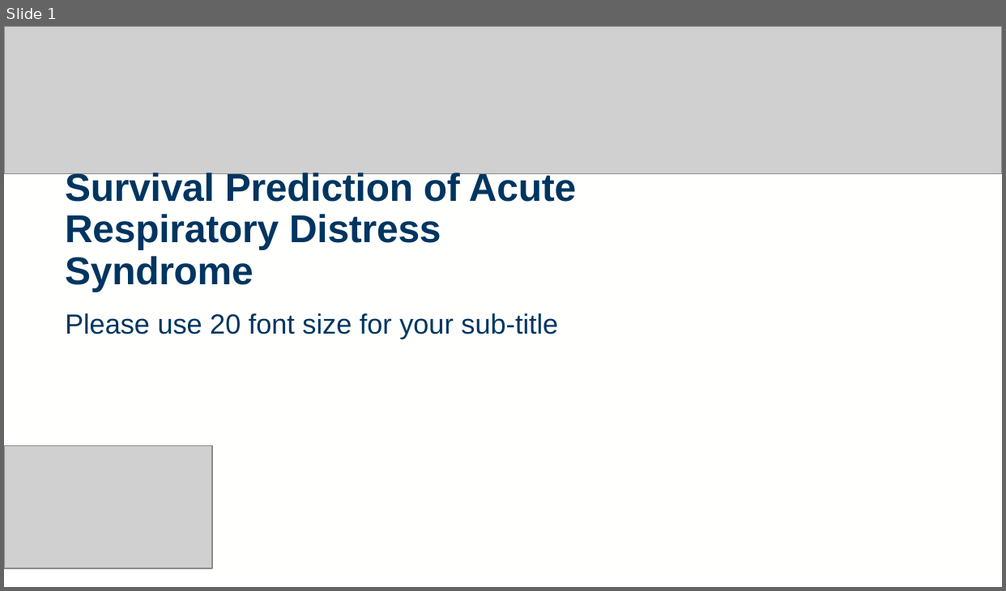
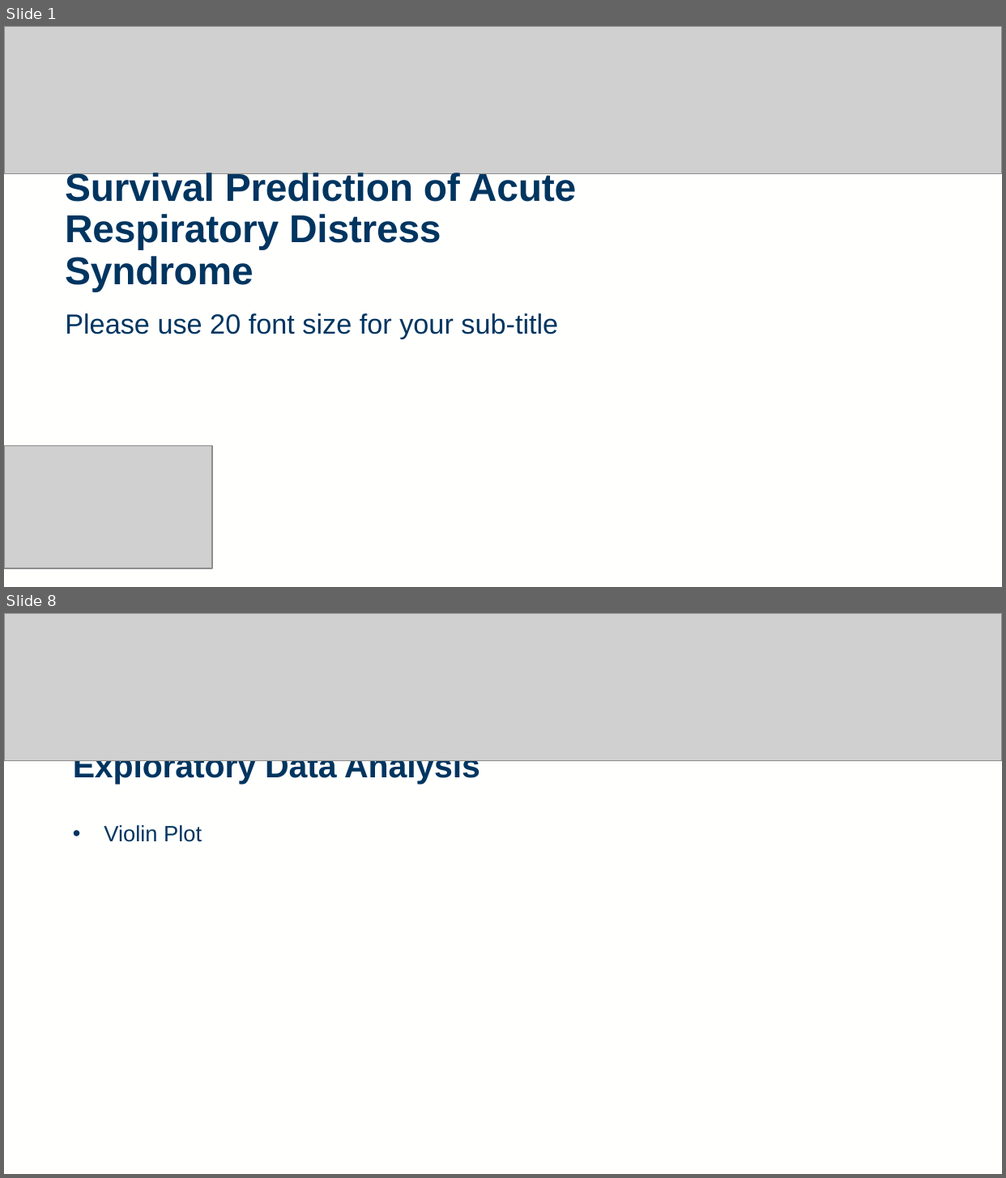
Before and after one commit to rtedwards/ARDS-classification, a slide deck: viva/viva_2416963E.pptx. Shown one above the other, each under a label of ours: slide 1 before the commit, slides 1 and 8 after it; the slides between them are not shown. The pictures are 1006x591 and 1006x1178 pixels, drawn with LibreOffice and Linux fonts; fonts in the diff are those of the drawing; grey boxes stand for pictures; background and template pictures are left out. Boxes give left, top, right and bottom in pixels: in the first picture for what was removed or moved away, otherwise in the second. Text is boxed around its words. In the diff, an @@ line names an element or a change of style, - is before the commit and + after.

```diff
--- a/viva/viva_2416963E.pptx
+++ b/viva/viva_2416963E.pptx
@@ slide 8 added at box(4, 613, 1002, 1174), background #FFFFFE; not listed: 3 template elements that a slide beside it also shows @@
@@ picture added at box(4, 613, 1002, 760) @@
@@ rectangle added at box(66, 745, 472, 1150), fill #FFFFFE at 80% opacity @@
@@ title added at box(73, 760, 480, 785), 24 pt, text #003560, bold @@
+Exploratory Data Analysis
@@ text added at box(104, 825, 202, 842), 16 pt, text #003560 @@
+• Violin Plot
```
Also in this commit, not shown: 7 slides changed, 6 other slides added, 7 slides removed, 1 other file.
